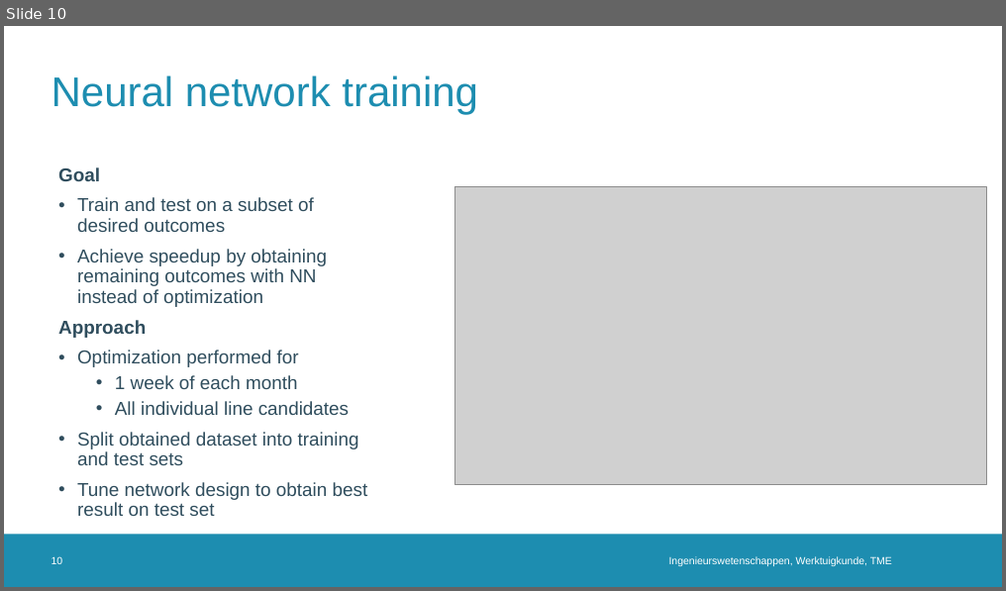
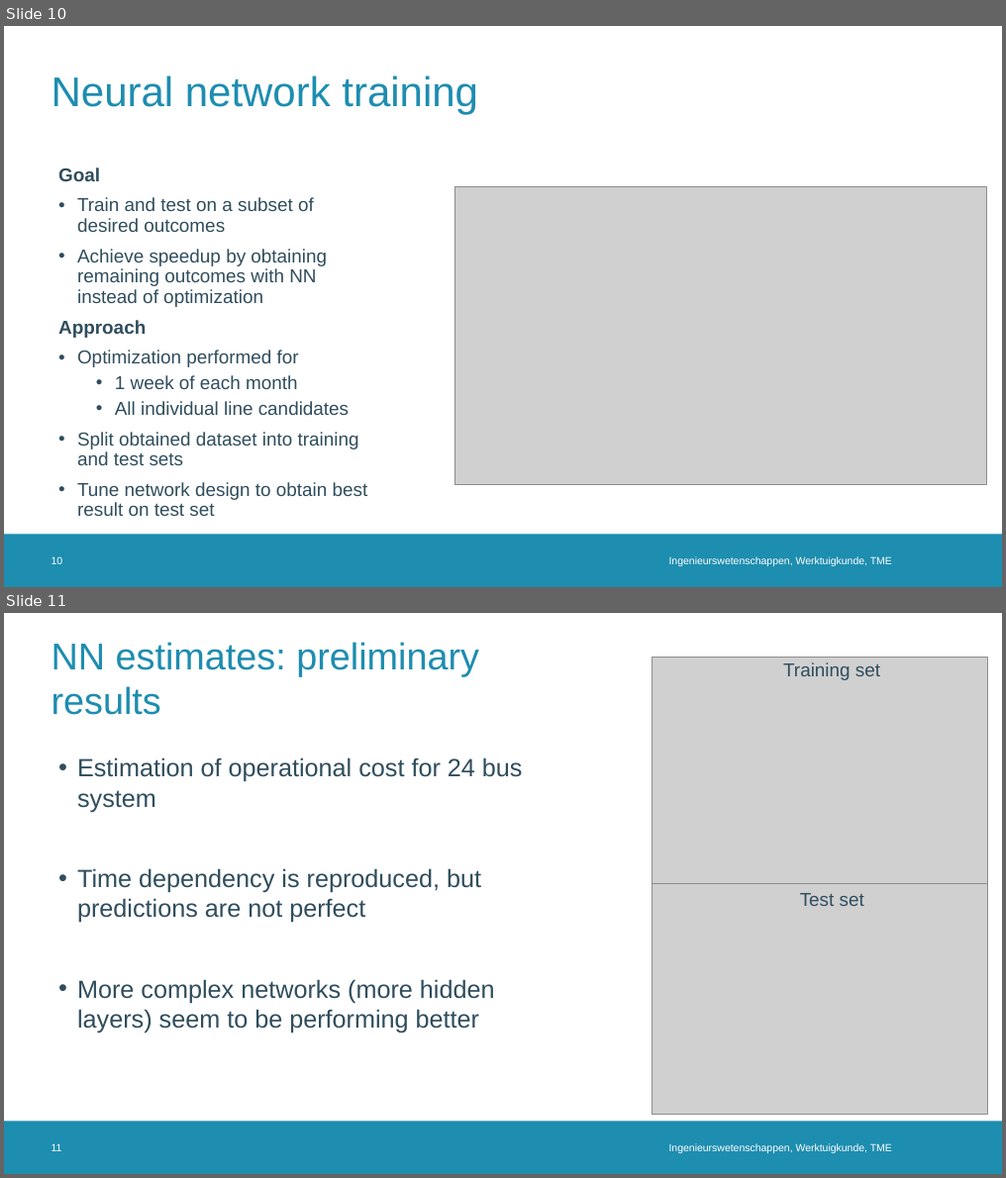
Before and after one commit to erikfilias/JointResearch, a slide deck: 02. Presentations/PresentationGroup_KP.pptx. Shown one above the other, each under a label of ours: slide 10 before the commit, slides 10 and 11 after it. The pictures are 1006x591 and 1006x1178 pixels, drawn with LibreOffice and Linux fonts; fonts in the diff are those of the drawing; grey boxes stand for pictures; background and template pictures are left out. Boxes give left, top, right and bottom in pixels: in the first picture for what was removed or moved away, otherwise in the second. Text is boxed around its words. In the diff, an @@ line names an element or a change of style, - is before the commit and + after.

```diff
--- a/02. Presentations/PresentationGroup_KP.pptx
+++ b/02. Presentations/PresentationGroup_KP.pptx
@@ slide 11 added at <box>4,613,1002,1174</box>, background #FFFFFF; not listed: 1 template element that a slide beside it also shows @@
@@ title added at <box>52,642,479,715</box>, 36 pt, text #1D8DB0 @@
+NN estimates: preliminary results
@@ picture added at <box>652,658,988,888</box> @@
@@ text added at <box>783,663,880,680</box>, 18 pt, text #2F4D5D @@
+Training set
@@ text added at <box>77,758,523,1034</box>, 24 pt, text #2F4D5D @@
+• Estimation of operational cost for 24 bus system
+• Time dependency is reproduced, but predictions are not perfect
+• More complex networks (more hidden layers) seem to be performing better
@@ picture added at <box>652,884,988,1115</box> @@
@@ text added at <box>800,893,864,906</box>, 18 pt, text #2F4D5D @@
+Test set
@@ page number added at <box>52,1144,62,1152</box>, 10 pt, text #FFFFFF @@
+11
@@ text added at <box>669,1144,892,1154</box>, 10 pt, text #FFFFFF @@
+Ingenieurswetenschappen, Werktuigkunde, TME
```
Also in this commit, not shown: 3 other slides added, 6 other files.
